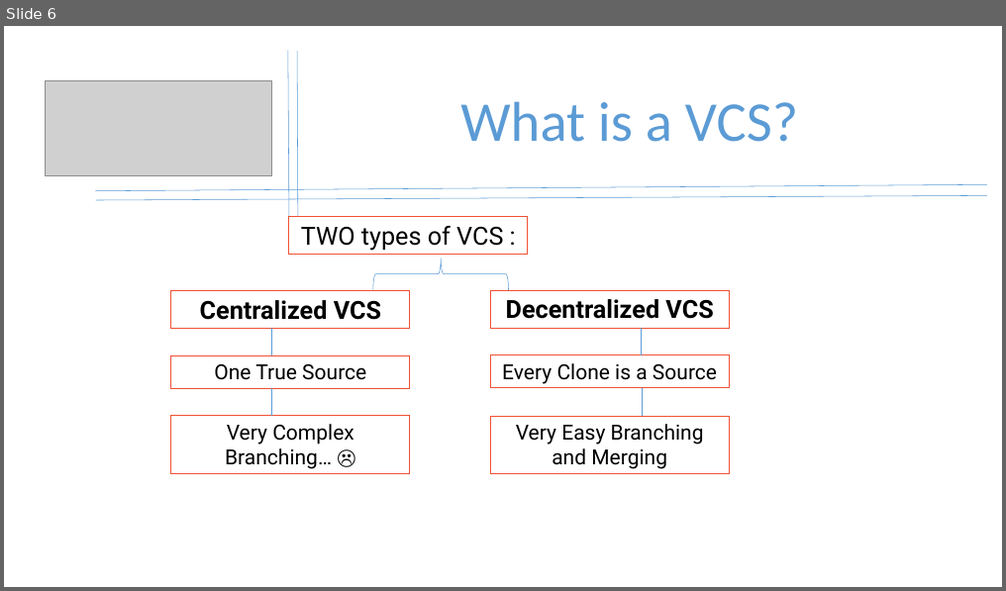
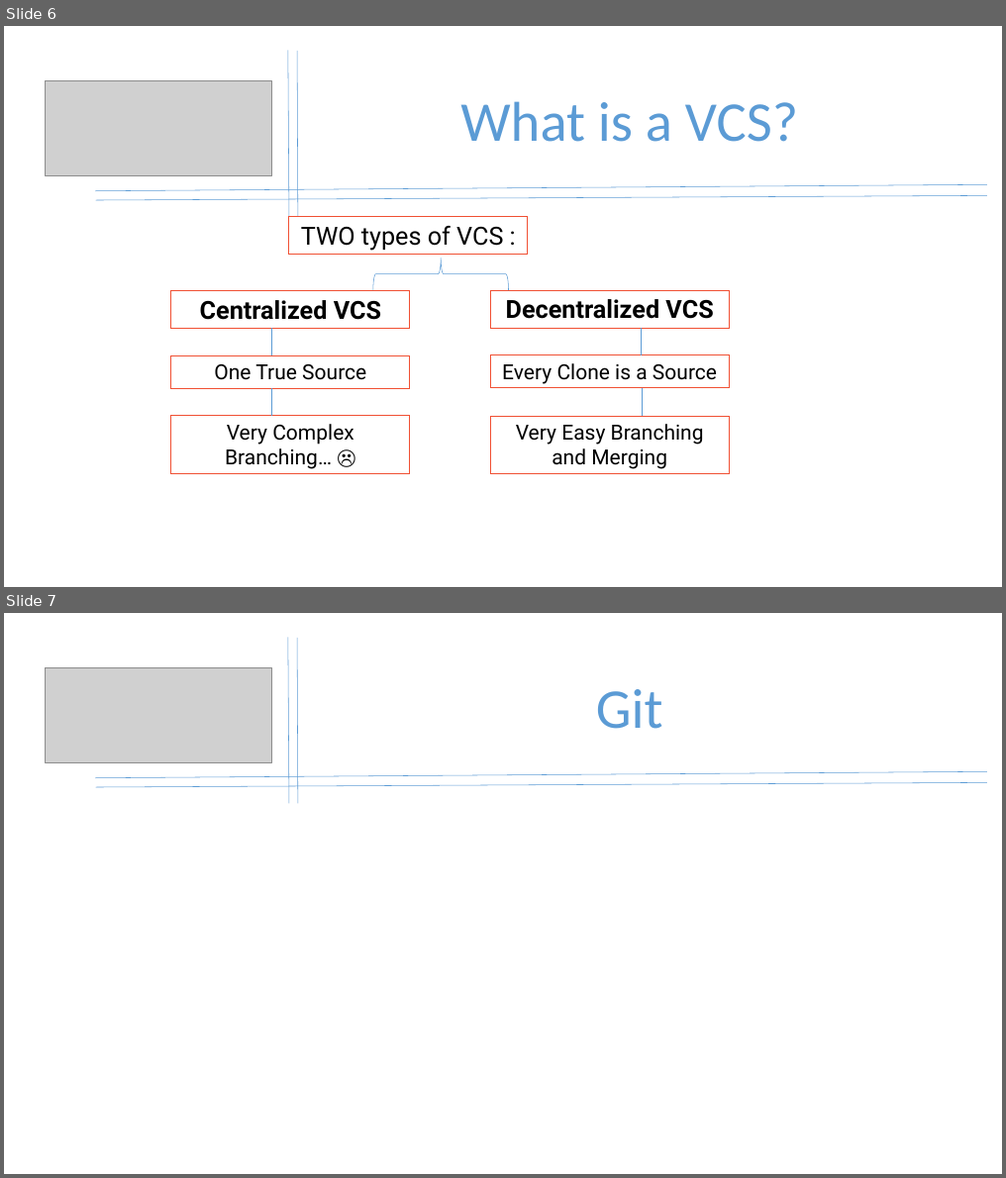
Before and after one commit to SahilQaiser/Git-GitHub, a slide deck: Git&Github.pptx. Shown one above the other, each under a label of ours: slide 6 before the commit, slides 6 and 7 after it. The pictures are 1006x591 and 1006x1178 pixels, drawn with LibreOffice and Linux fonts; fonts in the diff are those of the drawing; grey boxes stand for pictures. Boxes give left, top, right and bottom in pixels: in the first picture for what was removed or moved away, otherwise in the second. Text is boxed around its words. In the diff, an @@ line names an element or a change of style, - is before the commit and + after.

Commit message:
Slide 7

```diff
--- a/Git&Github.pptx
+++ b/Git&Github.pptx
@@ slide 7 added at [4, 613, 1002, 1174], background #FFFFFF @@
@@ line added from (288, 637) to (289, 803), #5B9BD5 0.5 pt @@
@@ line added from (297, 638) to (298, 803), #5B9BD5 0.5 pt @@
@@ picture added at [46, 667, 272, 762] @@
@@ text added at [596, 689, 663, 729], 54 pt, text #5B9BD5 @@
+Git
@@ line added from (987, 771) to (95, 778), #5B9BD5 0.5 pt @@
@@ line added from (987, 783) to (96, 787), #5B9BD5 0.5 pt @@
```
Also in this commit, not shown: 1 other file.
